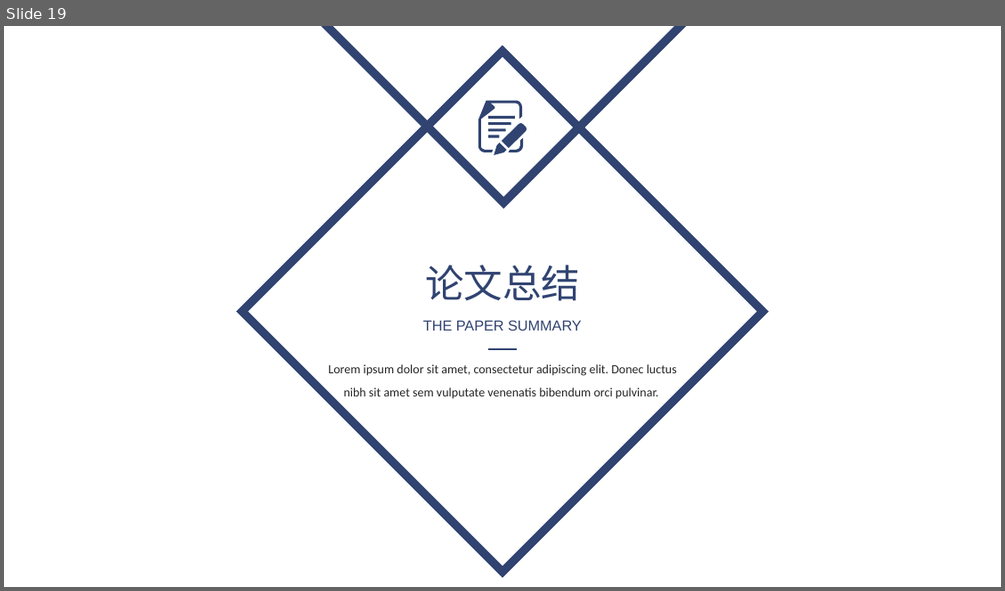
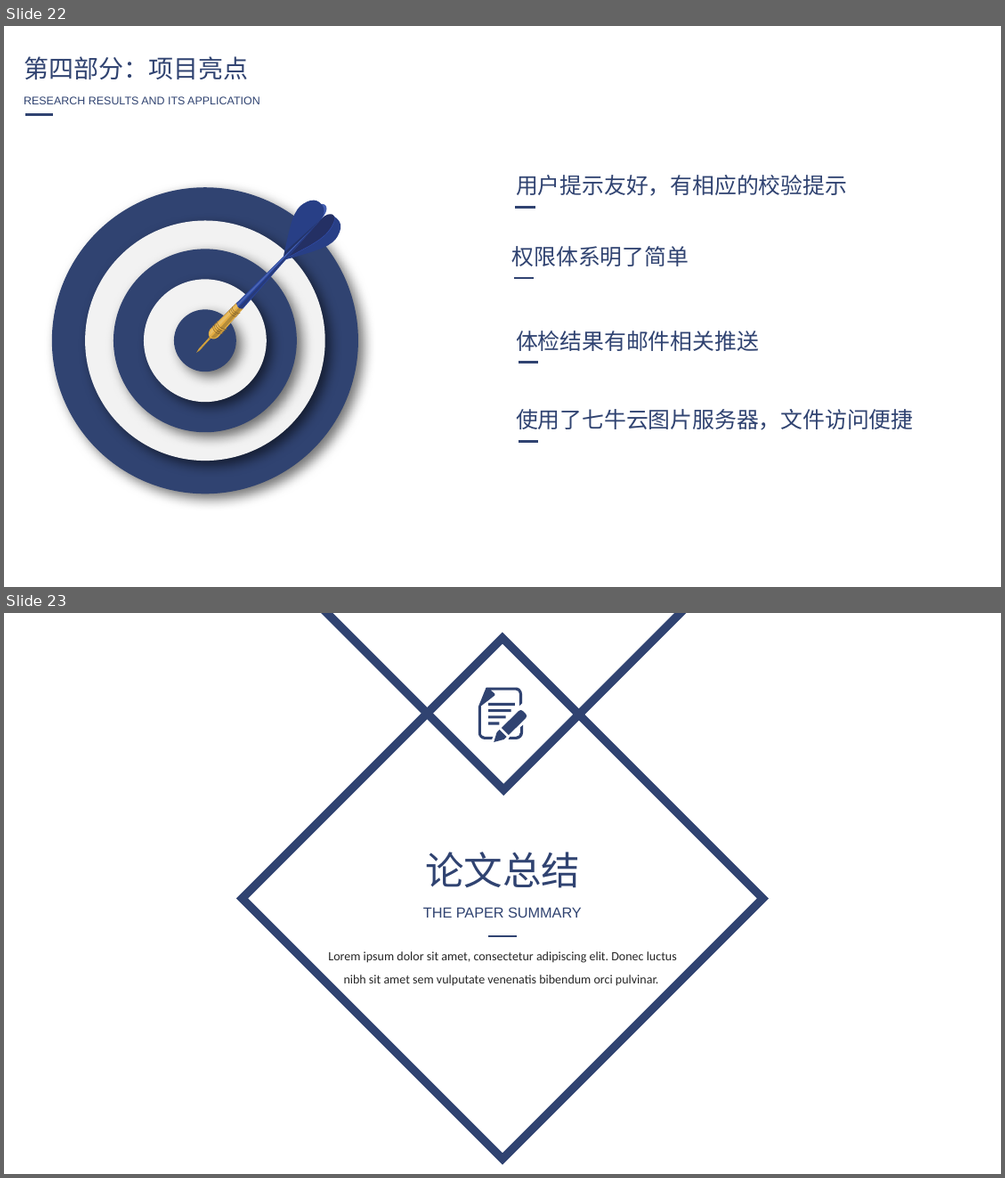
Before and after one commit to liangwei0101/physical-Examination-H5, a slide deck: 毕业设计.pptx. Shown one above the other, each under a label of ours: slide 19 before the commit, slides 22 and 23 after it. The pictures are 1005x591 and 1005x1178 pixels, drawn with LibreOffice and Linux fonts; fonts in the diff are those of the drawing; background and template pictures are left out. Boxes give left, top, right and bottom in pixels: in the first picture for what was removed or moved away, otherwise in the second. Text is boxed around its words. In the diff, an @@ line names an element or a change of style, - is before the commit and + after.

Commit message:
修改文件

```diff
--- a/毕业设计.pptx
+++ b/毕业设计.pptx
@@ slide 22 added at (4,26,1001,587), background picture (left out) @@
@@ text added at (24,56,248,80), 18 pt, text #304371 @@
+第四部分：项目亮点
@@ text added at (24,96,260,104), 8 pt, text #304371 @@
+RESEARCH RESULTS AND ITS APPLICATION
@@ line added from (25, 115) to (53, 115), #304371 1.5 pt @@
@@ text added at (516,175,847,196), 16 pt, text #304371 @@
+用户提示友好，有相应的校验提示
@@ line added from (516, 208) to (535, 208), #304371 1.5 pt @@
@@ group added at (52,187,358,493): 44 freeform shapes, 5 ellipses, 2 rectangles @@
@@ text added at (512,246,688,266), 16 pt, text #304371 @@
+权限体系明了简单
@@ line added from (514, 277) to (534, 277), #304371 1.5 pt @@
@@ freeform shape added at (453,323,478,359), fill #FFFFFF @@
@@ text added at (516,330,759,351), 16 pt, text #304371 @@
+体检结果有邮件相关推送
@@ freeform shape added at (456,360,483,364), fill #FFFFFF @@
@@ line added from (518, 362) to (538, 362), #304371 1.5 pt @@
@@ text added at (516,409,913,430), 16 pt, text #304371 @@
+使用了七牛云图片服务器，文件访问便捷
@@ freeform shape added at (449,446,485,489), fill #FFFFFF @@
@@ line added from (518, 441) to (538, 441), #304371 1.5 pt @@
@@ what was slide 19 is now slide 23 @@
```
Also in this commit, not shown: 3 slides changed, 5 other slides added, 2 slides removed.
